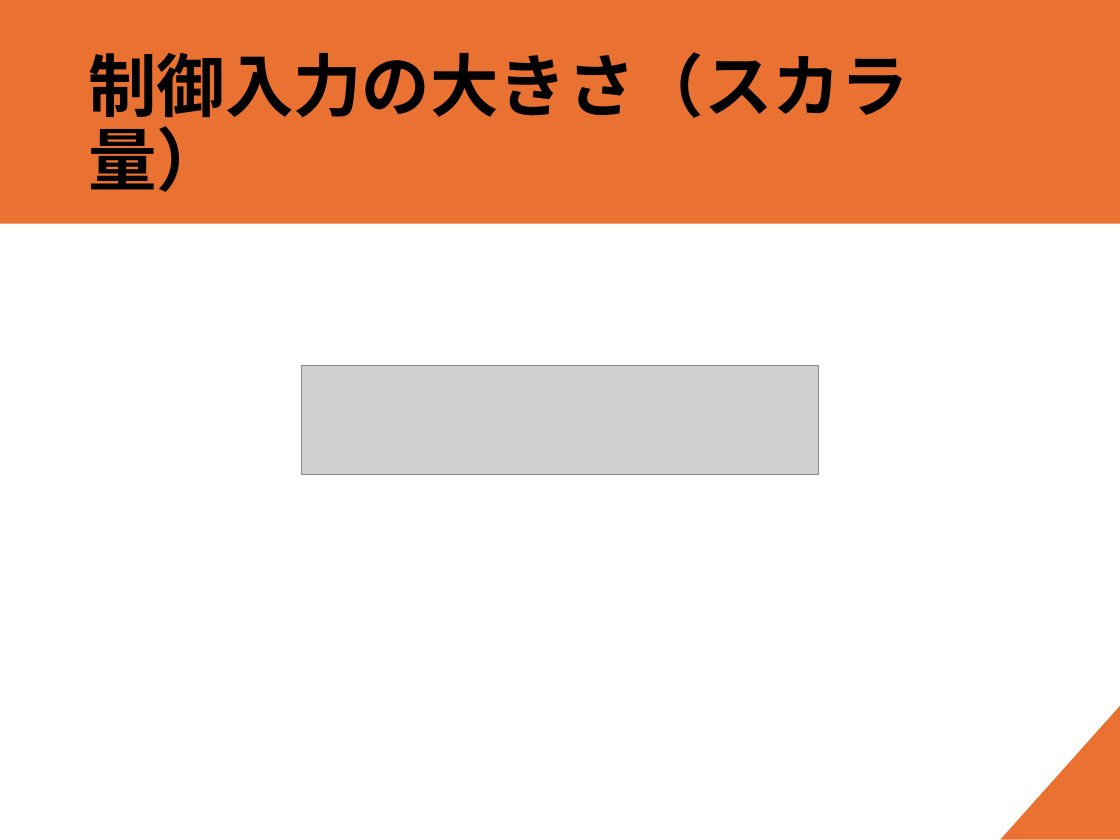
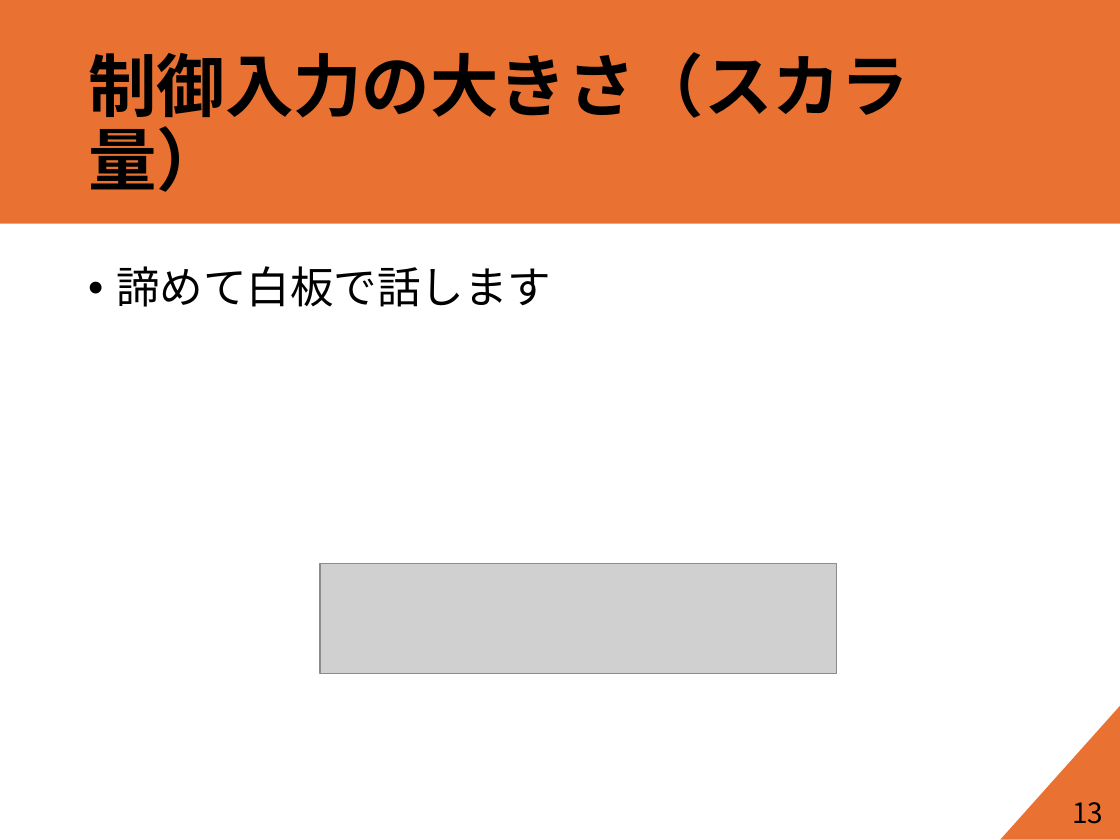
Before and after one commit to forest-book/MatlabLOSFormation, a slide deck: slide 14 of 進捗共有_20250612.pptx (slide 13 before the commit). Drawn at 1120x840 pixels with LibreOffice and Linux fonts; fonts in the diff are those of the drawing; grey boxes stand for pictures. Boxes give left, top, right and bottom in pixels: in the first picture for what was removed or moved away, otherwise in the second. Text is boxed around its words. In the diff, an @@ line names an element or a change of style, - is before the commit and + after.

```diff
--- a/進捗共有_20250612.pptx
+++ b/進捗共有_20250612.pptx
@@ text added at [116, 266, 551, 307], 28 pt, text #000000 @@
+• 諦めて白板で話します
@@ picture: place and size @@
-picture at [301, 365, 819, 475]
+picture at [320, 563, 838, 673]
@@ text added at [1072, 802, 1103, 824], 18 pt, text #000000 @@
+13
```
Also in this commit, not shown: 20 other slides changed, 2 slides added, 2 slides removed.
